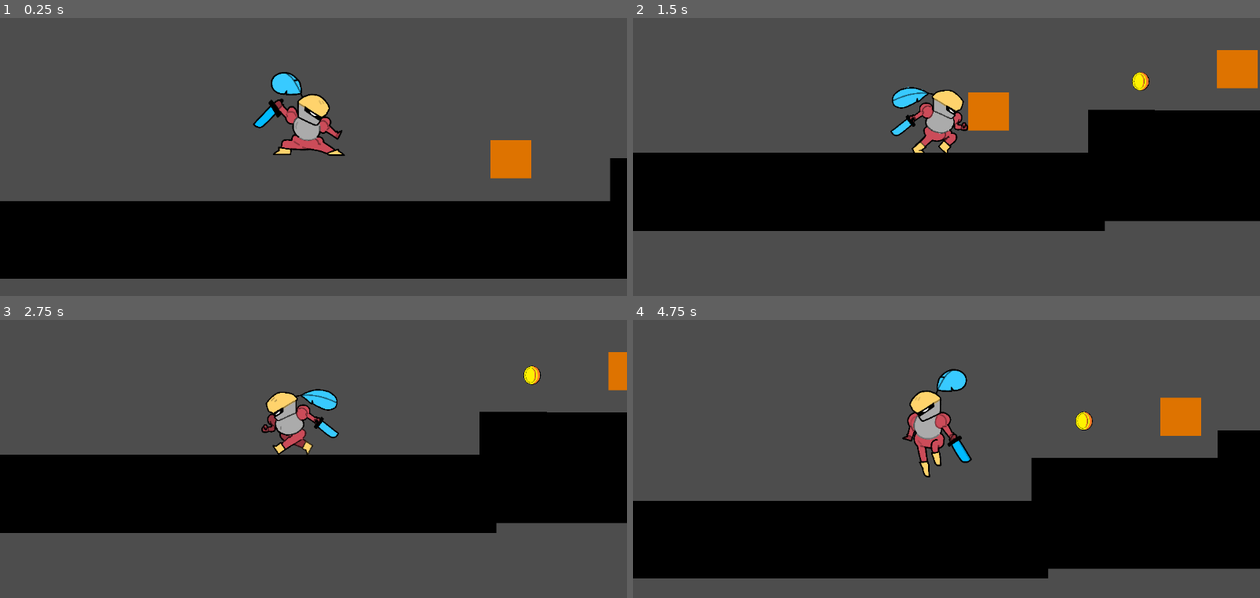
Above: before the commit, frames 1-4 (two rows, left to right).
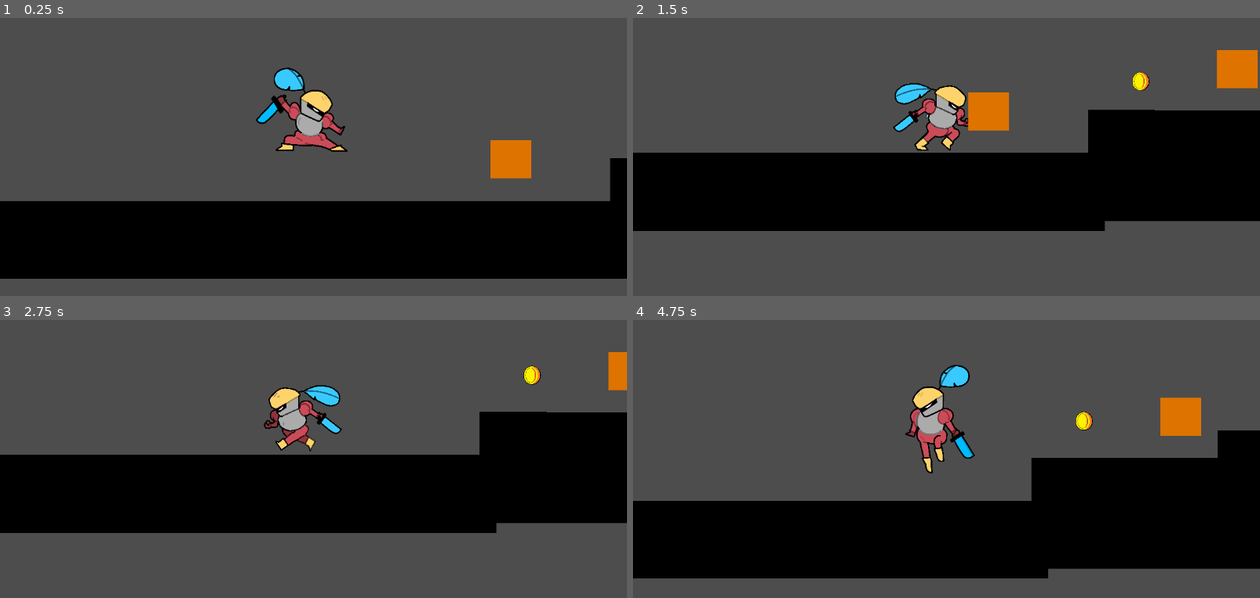
Above: after the commit, the same moments.

Repository: facundooli/plataformero
Game: Godot game, scene res://nivel.tscn
Same seed, same stepped clock (60 frames per second), same inputs: the game is played once before the commit and once after it. The engine's default icon, where the game draws it, is replaced by a stand-in: a white triangle on a blue panel in a dark square.
Inputs:
- Up to frame 1 (0.25 s): no input
- Up to frame 2 (1.5 s): hold D (derecha) from 0.53 s (still down); tap W (salto) at 0.6, 0.77, 1.07, 1.35 s
- Up to frame 3 (2.75 s): tap W (salto) at 1.52, 1.82, 2.1 s; release D (derecha) at 2.03 s; hold A (izquierda) from 2.03 s (still down)
- Up to frame 4 (4.75 s): release A (izquierda) at 2.78 s; hold D (derecha) 2.78-4.28 s; tap W (salto) at 2.85, 3.02, 3.32, 3.6, 3.77, 4.07, 4.35, 4.52 s; hold A (izquierda) from 4.28 s (still down)

The runs differ from the first frame. In frame 1, 1.8% of the frame differs, in the area x 40-56%, y 17-50%; in frame 2, 1.4%; in frame 3, 1.5%; in frame 4, 1.6%.

Commit message:
tratando de mejorar la hit box del jugador

Diff:
--- a/plataformero/Jugador/jugador.tscn
+++ b/plataformero/Jugador/jugador.tscn
@@ -90,11 +90,12 @@
 [node name="temporizadorpowerupssalto" type="Timer" parent="."]
 
 [node name="AnimatedSprite2D" type="AnimatedSprite2D" parent="."]
-position = Vector2(-28, 3)
+position = Vector2(-23, -5.0000005)
 scale = Vector2(0.058332626, 0.063805975)
 sprite_frames = SubResource("SpriteFrames_mpam0")
-animation = &"caminar"
+animation = &"salto"
 autoplay = "quieto"
-frame_progress = 0.23936844
+frame = 3
+frame_progress = 0.037027143
 
 [connection signal="timeout" from="temporizadorpowerupssalto" to="." method="_on_temporizadorpowerupssalto_timeout"]
